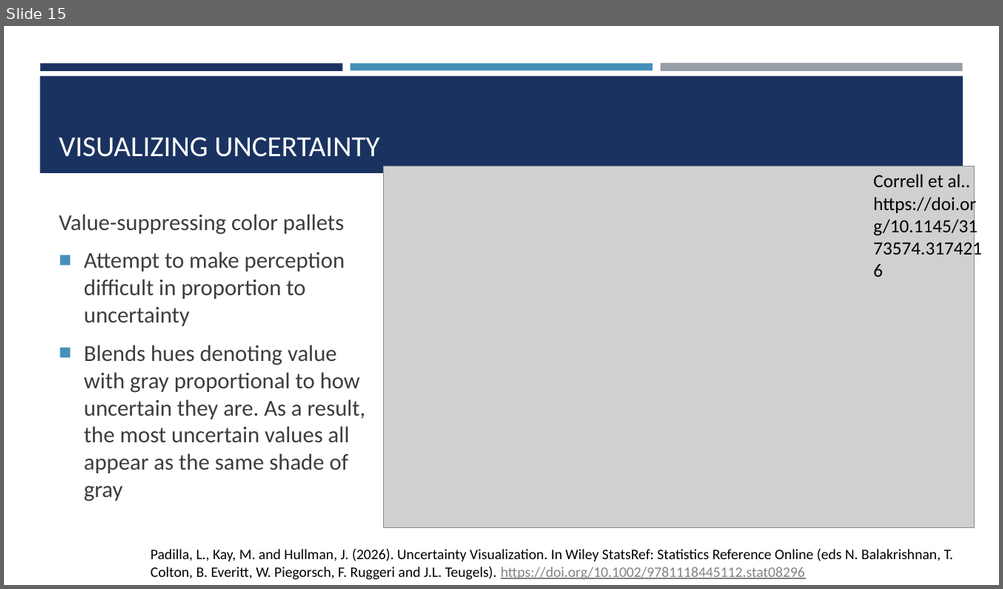
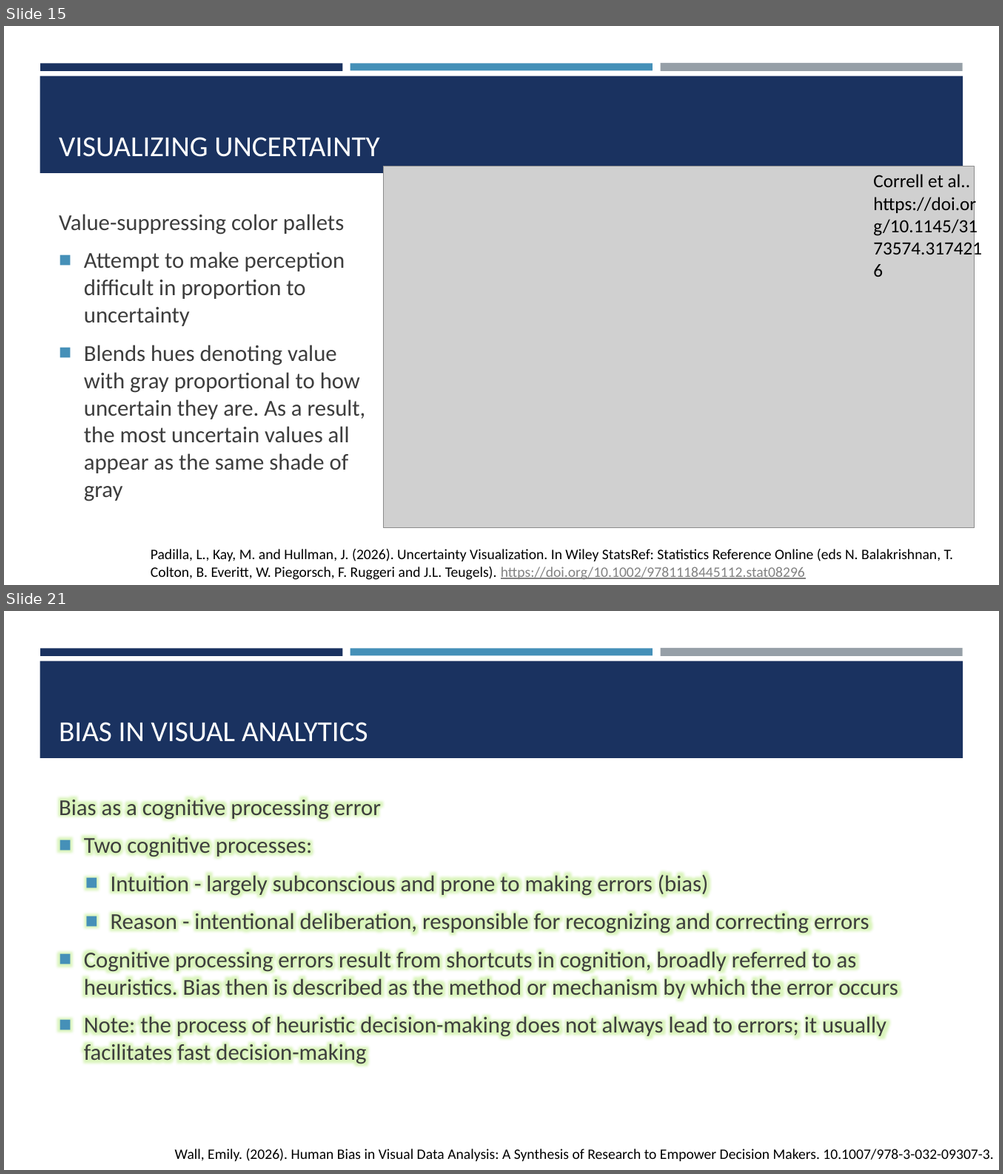
Before and after one commit to amosca01/SDS-CSC235, a slide deck: slides/11-uncertainty-bias.pptx. Shown one above the other, each under a label of ours: slide 15 before the commit, slides 15 and 21 after it; the slides between them are not shown. The pictures are 1003x589 and 1003x1174 pixels, drawn with LibreOffice and Linux fonts; fonts in the diff are those of the drawing; grey boxes stand for pictures. Boxes give left, top, right and bottom in pixels: in the first picture for what was removed or moved away, otherwise in the second. Text is boxed around its words. In the diff, an @@ line names an element or a change of style, - is before the commit and + after.

```diff
--- a/slides/11-uncertainty-bias.pptx
+++ b/slides/11-uncertainty-bias.pptx
@@ slide 21 added at [4,611,999,1170], background #FFFFFF; not listed: 4 template elements that a slide beside it also shows @@
@@ title added at [59,722,368,742], 28 pt, text #FFFFFF @@
+BIAS IN VISUAL ANALYTICS
@@ text added at [59,796,898,1066], 22 pt, text #3D3D3D @@
+Bias as a cognitive processing error
+■ Two cognitive processes:
+  ■ Intuition - largely subconscious and prone to making errors (bias)
+  ■ Reason - intentional deliberation, responsible for recognizing and correcting errors
+■ Cognitive processing errors result from shortcuts in cognition, broadly referred to as heuristics. Bias then is described as the method or mechanism by which the error occurs
+■ Note: the process of heuristic decision-making does not always lead to errors; it usually facilitates fast decision-making
@@ text added at [175,1149,993,1162], 14 pt, text #000000 @@
+Wall, Emily. (2026). Human Bias in Visual Data Analysis: A Synthesis of Research to Empower Decision Makers. 10.1007/978-3-032-09307-3.
```
Also in this commit, not shown: 11 other slides added, 14 other files.
